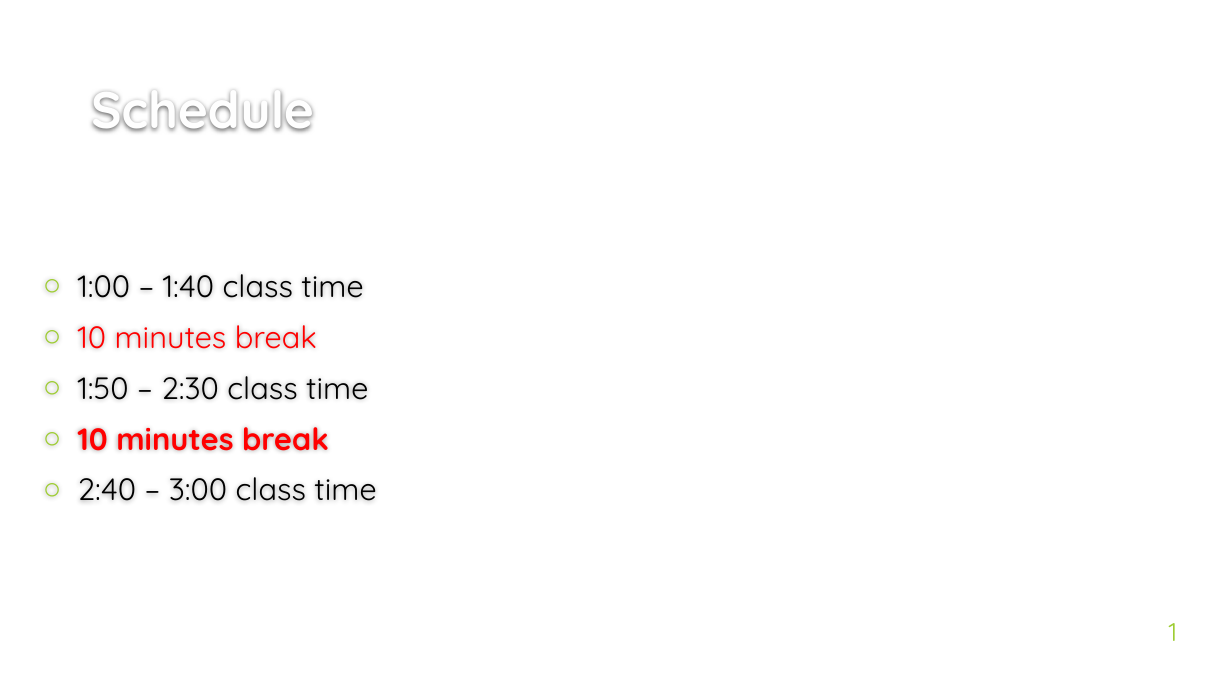
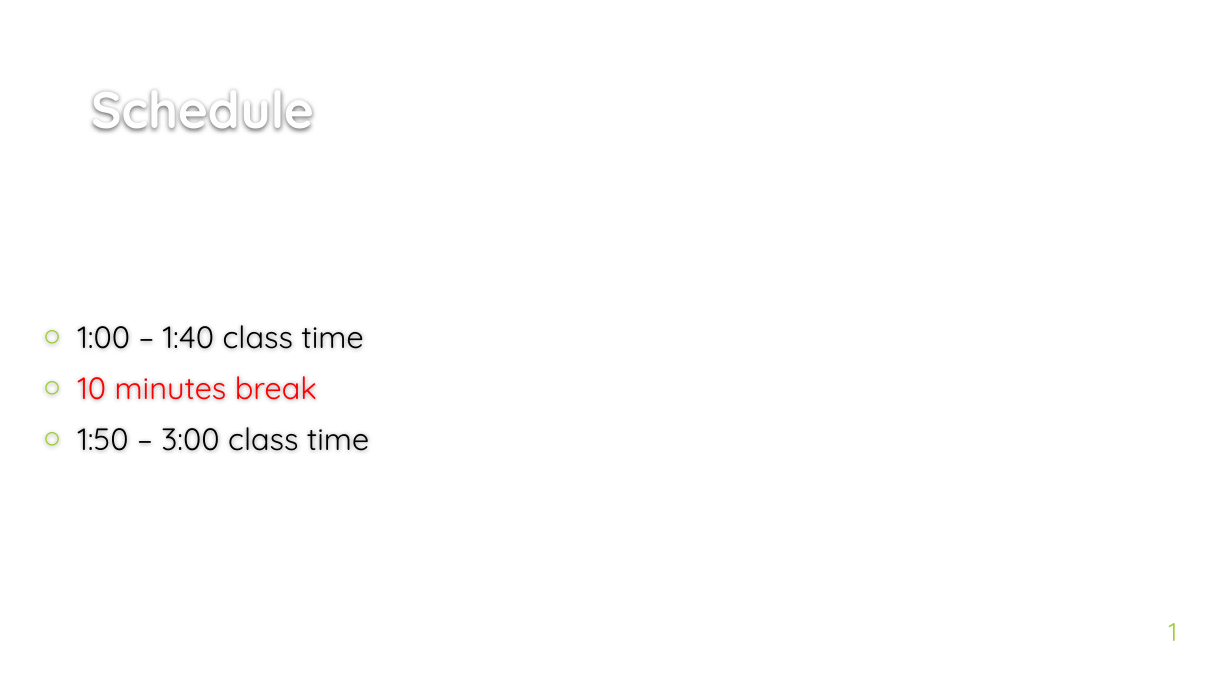
Before and after one commit to bigbrainacademy/python4kids, a slide deck: slide 1 of lec02/lec02_Turtle.pptx. Drawn at 1232x693 pixels with LibreOffice and Linux fonts; fonts in the diff are those of the drawing; background and template pictures are left out. Boxes give left, top, right and bottom in pixels: in the first picture for what was removed or moved away, otherwise in the second. Text is boxed around its words. In the diff, an @@ line names an element or a change of style, - is before the commit and + after.

```diff
--- a/lec02/lec02_Turtle.pptx
+++ b/lec02/lec02_Turtle.pptx
@@ text at bbox=[78, 427, 369, 451]: text changed @@
-○ 1:50 – 2:30 class time
-○ 10 minutes break
-○ 2:40 – 3:00 class time
+○ 1:50 – 3:00 class time
```
Also in this commit, not shown: 2 other slides changed, 3 other files.
